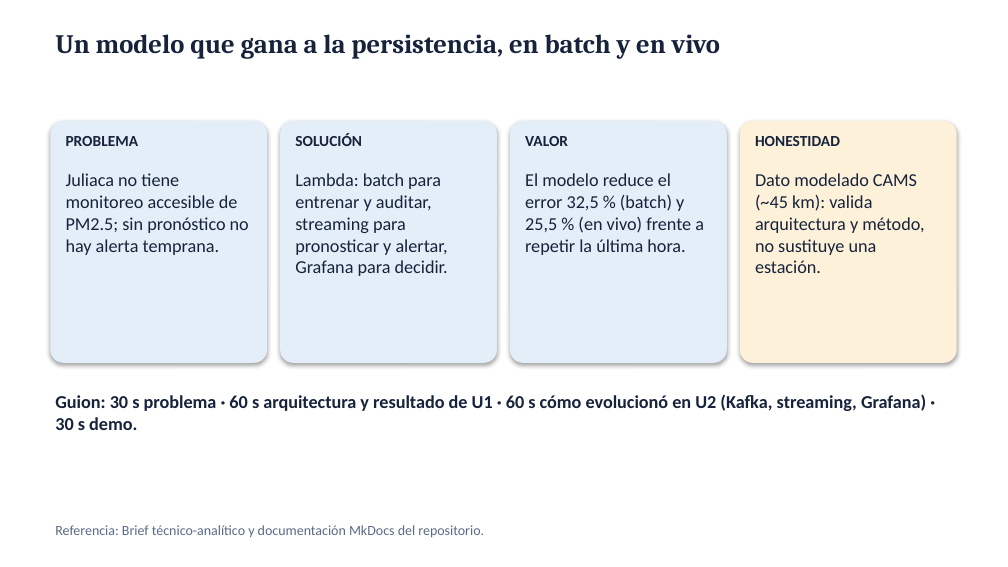
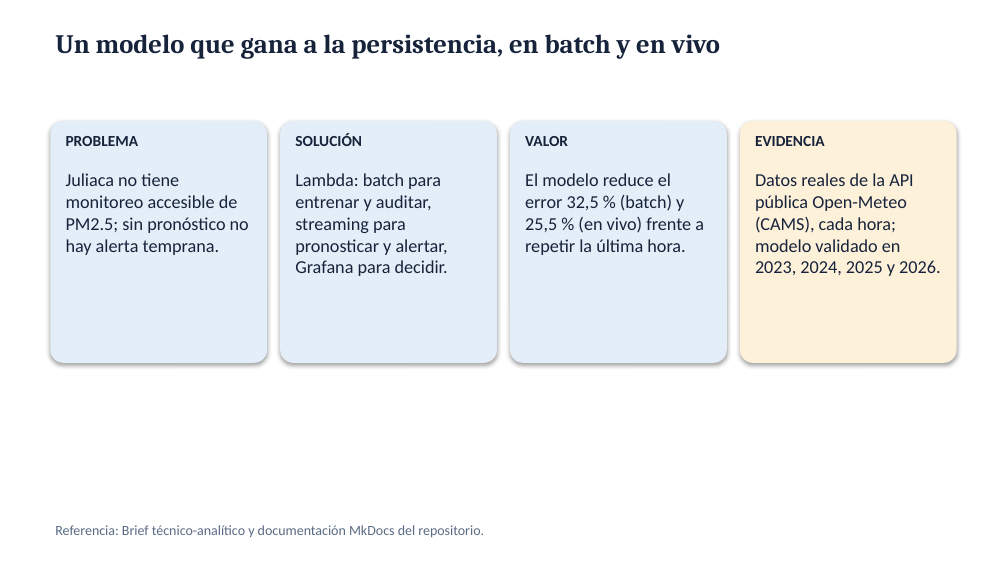
Before and after one commit to Lanzeloth03/lambda26-bigdata, a slide deck: slide 2 of presentacion/EcoData_U1_U2_Aire_Lanzeloth.pptx. Drawn at 1008x567 pixels with LibreOffice and Linux fonts; fonts in the diff are those of the drawing. Boxes give left, top, right and bottom in pixels: in the first picture for what was removed or moved away, otherwise in the second. Text is boxed around its words. In the diff, an @@ line names an element or a change of style, - is before the commit and + after.

```diff
--- a/presentacion/EcoData_U1_U2_Aire_Lanzeloth.pptx
+++ b/presentacion/EcoData_U1_U2_Aire_Lanzeloth.pptx
@@ text at (755, 136, 825, 146): text changed @@
-HONESTIDAD
+EVIDENCIA
@@ text at (755, 173, 940, 276): text changed @@
-Dato modelado CAMS (~45 km): valida arquitectura y método, no sustituye una estación.
+Datos reales de la API pública Open-Meteo (CAMS), cada hora; modelo validado en 2023, 2024, 2025 y 2026.
@@ text removed at (55, 394, 926, 430) @@
-Guion: 30 s problema · 60 s arquitectura y resultado de U1 · 60 s cómo evolucionó en U2 (Kafka, streaming, Grafana) · 30 s demo.
```
Also in this commit, not shown: 7 other slides changed, 1 slide added, 16 other files.
